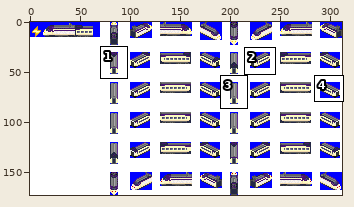
File history of a sprite sheet, src/locomotive/KTX/SRT.png. Above: a wide view before the commit, with the close-up outlined.
Close-up. As it was:
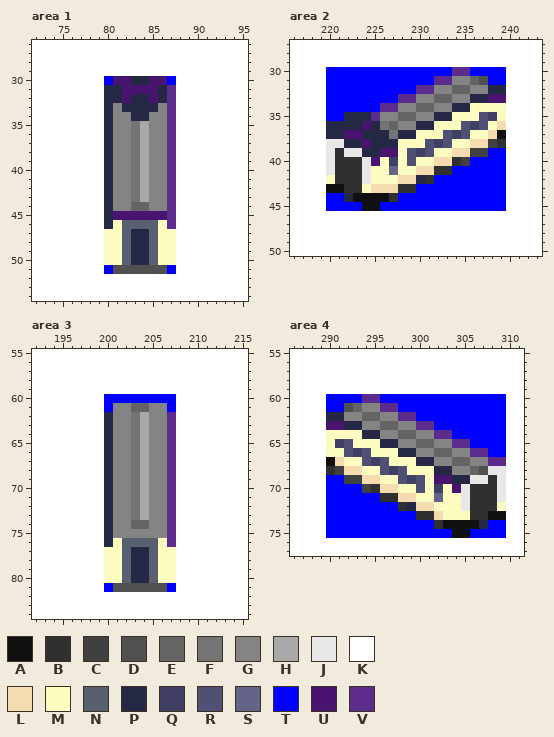
The file is 312x173 pixels. Colours within 5 levels of each other are drawn and written as one. Shown: area 1: x 72..95, y 26..54; area 2: x 216..243, y 27..50; area 3: x 192..215, y 55..84; area 4: x 286..311, y 55..77. The commit also changed other parts of the picture, which this record leaves out.
Palette (. is transparent): A #101010  B #303030  C #404040  D #505050  E #646464  F #747474  G #848484  H #a8a8a8  J #e8e8e8  K #ffffff  L #f4dcb0  M #fcfcc0  N #586070  P #242844  Q #404064  R #505074  S #646488  T #0000ff  U #481470  V #5c2c8c
Pixels before, area 1, first column x 72:
26 KKKKKKKKKKKKKKKKKKKKKKKK
27 KKKKKKKKKKKKKKKKKKKKKKKK
28 KKKKKKKKKKKKKKKKKKKKKKKK
29 KKKKKKKKKKKKKKKKKKKKKKKK
30 KKKKKKKKTUUPPUUTKKKKKKKK
31 KKKKKKKKPPUUUUPVKKKKKKKK
32 KKKKKKKKPPUPPUPVKKKKKKKK
33 KKKKKKKKPGPPPPGVKKKKKKKK
34 KKKKKKKKPGGPPGGVKKKKKKKK
35 KKKKKKKKPGGFHGGVKKKKKKKK
36 KKKKKKKKPGGFHGGVKKKKKKKK
37 KKKKKKKKPGGFHGGVKKKKKKKK
38 KKKKKKKKPGGFHGGVKKKKKKKK
39 KKKKKKKKPGGFHGGVKKKKKKKK
40 KKKKKKKKPGGFHGGVKKKKKKKK
41 KKKKKKKKPGGFHGGVKKKKKKKK
42 KKKKKKKKPGGFHGGVKKKKKKKK
43 KKKKKKKKPGGFHGGVKKKKKKKK
44 KKKKKKKKPGGEEGGVKKKKKKKK
45 KKKKKKKKPUUUUUUVKKKKKKKK
46 KKKKKKKKPMNNNNMVKKKKKKKK
47 KKKKKKKKMMNPPNMMKKKKKKKK
48 KKKKKKKKMMNPPNMMKKKKKKKK
49 KKKKKKKKMMNPPNMMKKKKKKKK
50 KKKKKKKKMMNPPNMMKKKKKKKK
51 KKKKKKKKTDDDDDDTKKKKKKKK
52 KKKKKKKKKKKKKKKKKKKKKKKK
53 KKKKKKKKKKKKKKKKKKKKKKKK
54 KKKKKKKKKKKKKKKKKKKKKKKK
Pixels before, area 2, first column x 216:
27 KKKKKKKKKKKKKKKKKKKKKKKKKKKK
28 KKKKKKKKKKKKKKKKKKKKKKKKKKKK
29 KKKKKKKKKKKKKKKKKKKKKKKKKKKK
30 KKKKTTTTTTTTTTTTTTVVTTTTKKKK
31 KKKKTTTTTTTTTTTTVVGGEDTTKKKK
32 KKKKTTTTTTTTTTVVGGEEGGPPKKKK
33 KKKKTTTTTTTTVVGGEEGGPPUUKKKK
34 KKKKTTTTTTVVGGEEGGPPMMMMKKKK
35 KKKKTTPPPVGGEEGGPPMMMRQMKKKK
36 KKKKPPPPUPFEGGPPMMMRQRMLKKKK
37 KKKKPPUUPPPFPPMMMRQRMMLAKKKK
38 KKKKJJPPUPPPMMMRQRMMLLCBKKKK
39 KKKKJBJJPPUUMRQRMMLLCCTTKKKK
40 KKKKJBBBJUMQMRMMLLBCTTTTKKKK
41 KKKKJBBBJMMSMMLLBBTTTTTTKKKK
42 KKKKMBBBJMMMLLPBTTTTTTTTKKKK
43 KKKKAABBMLLLBBTTTTTTTTTTKKKK
44 KKKKTTPAAAABTTTTTTTTTTTTKKKK
45 KKKKTTTTAATTTTTTTTTTTTTTKKKK
46 KKKKKKKKKKKKKKKKKKKKKKKKKKKK
47 KKKKKKKKKKKKKKKKKKKKKKKKKKKK
48 KKKKKKKKKKKKKKKKKKKKKKKKKKKK
49 KKKKKKKKKKKKKKKKKKKKKKKKKKKK
50 KKKKKKKKKKKKKKKKKKKKKKKKKKKK
Pixels before, area 3, first column x 192:
55 KKKKKKKKKKKKKKKKKKKKKKKK
56 KKKKKKKKKKKKKKKKKKKKKKKK
57 KKKKKKKKKKKKKKKKKKKKKKKK
58 KKKKKKKKKKKKKKKKKKKKKKKK
59 KKKKKKKKKKKKKKKKKKKKKKKK
60 KKKKKKKKTTTTTTTTKKKKKKKK
61 KKKKKKKKTGGEEGGTKKKKKKKK
62 KKKKKKKKPGGFHGGVKKKKKKKK
63 KKKKKKKKPGGFHGGVKKKKKKKK
64 KKKKKKKKPGGFHGGVKKKKKKKK
65 KKKKKKKKPGGFHGGVKKKKKKKK
66 KKKKKKKKPGGFHGGVKKKKKKKK
67 KKKKKKKKPGGFHGGVKKKKKKKK
68 KKKKKKKKPGGFHGGVKKKKKKKK
69 KKKKKKKKPGGFHGGVKKKKKKKK
70 KKKKKKKKPGGFHGGVKKKKKKKK
71 KKKKKKKKPGGFHGGVKKKKKKKK
72 KKKKKKKKPGGFHGGVKKKKKKKK
73 KKKKKKKKPGGFHGGVKKKKKKKK
74 KKKKKKKKPGGEEGGVKKKKKKKK
75 KKKKKKKKPGGGGGGVKKKKKKKK
76 KKKKKKKKPMNNNNMVKKKKKKKK
77 KKKKKKKKMMNPPNMMKKKKKKKK
78 KKKKKKKKMMNPPNMMKKKKKKKK
79 KKKKKKKKMMNPPNMMKKKKKKKK
80 KKKKKKKKMMNPPNMMKKKKKKKK
81 KKKKKKKKTDDDDDDTKKKKKKKK
82 KKKKKKKKKKKKKKKKKKKKKKKK
83 KKKKKKKKKKKKKKKKKKKKKKKK
84 KKKKKKKKKKKKKKKKKKKKKKKK
Pixels before, area 4, first column x 286:
55 KKKKKKKKKKKKKKKKKKKKKKKKKK
56 KKKKKKKKKKKKKKKKKKKKKKKKKK
57 KKKKKKKKKKKKKKKKKKKKKKKKKK
58 KKKKKKKKKKKKKKKKKKKKKKKKKK
59 KKKKKKKKKKKKKKKKKKKKKKKKKK
60 KKKKTTTTVVTTTTTTTTTTTTTTKK
61 KKKKTTDEGGVVTTTTTTTTTTTTKK
62 KKKKPPGGEEGGVVTTTTTTTTTTKK
63 KKKKUUPPGGEEGGVVTTTTTTTTKK
64 KKKKMMMMPPGGEEGGVVTTTTTTKK
65 KKKKMQRMMMPPGGEEGGVVTTTTKK
66 KKKKMMRQRMMMPPGGEEGGVVTTKK
67 KKKKALMMRQRMMMPPGGEEGGVVKK
68 KKKKBCLLMMRQRMMMPPGGEDJJKK
69 KKKKTTCCLLMMRQRMUUPPJJBJKK
70 KKKKTTTTCBLLMMRMQMUJBBBJKK
71 KKKKTTTTTTBBLLMMSMMJBBBJKK
72 KKKKTTTTTTTTBPLLMMMJBBBMKK
73 KKKKTTTTTTTTTTBBLMMMBBAAKK
74 KKKKTTTTTTTTTTTTBAAAAPTTKK
75 KKKKTTTTTTTTTTTTTTAATTTTKK
76 KKKKKKKKKKKKKKKKKKKKKKKKKK
77 KKKKKKKKKKKKKKKKKKKKKKKKKK
The same view after the edit:
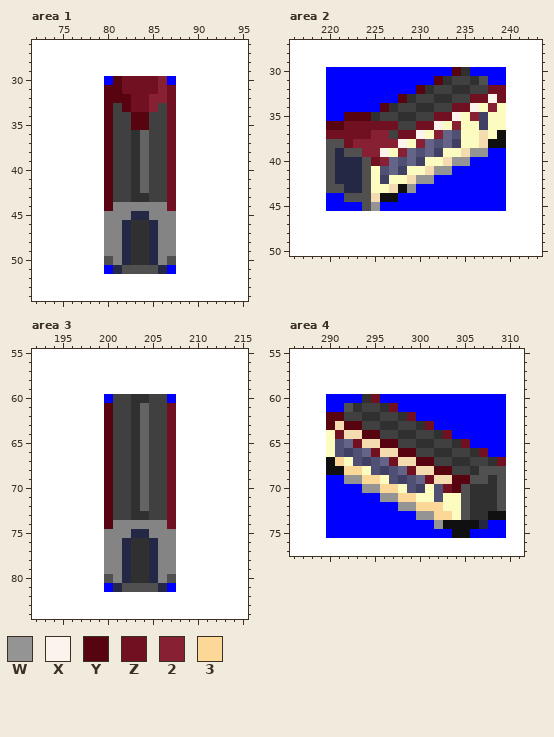
Colours new in this view: W #949494  X #fcf4ec  Y #580410  Z #701020  2 #882034  3 #fcd898
Difference:
Area 1:
y 30: x 81..86 UUPPUU -> YZZZZ2
y 31: x 80..87 PPUUUUPV -> YYZZZZ2Z
y 32: x 80..87 PPUPPUPV -> YYYZZ22Z
y 33: x 80..87 PGPPPPGV -> YCYZZ2CZ
y 34: x 80..87 PGGPPGGV -> YCCYYCCZ
y 35: x 80..87 PGGFHGGV -> YCCYYCCZ
y 36..42: x 80..87 PGGFHGGV -> YCCBECCZ
y 43: x 80..87 PGGFHGGV -> YCCBBCCZ
y 44: x 80 P -> Y; x 83..84 EE -> GG; x 87 V -> Z
y 45: x 80..87 PUUUUUUV -> GGGPPGGG
y 46: x 80..87 PMNNNNMV -> GGPBBPGG
y 47..49: x 80..87 MMNPPNMM -> GGPBBPGG
y 50: x 80..87 MMNPPNMM -> DGPBBPGD
y 51: x 81 D -> P; x 86 D -> P
Area 2:
y 30: x 234..235 VV -> YB
y 31: x 232..236 VVGGE -> YBCCB
y 32: x 230..239 VVGGEEGGPP -> YBCCBBCCZZ
y 33: x 228..239 VVGGEEGGPPUU -> YBCCBBCCZZXZ
y 34: x 226..236 VVGGEEGGPPM -> YBCCBBCCZZX; x 238 M -> 2
y 35: x 222..234 PPPVGGEEGGPPM -> YYYBCCBBCCZZX; x 236..238 MRQ -> 2QM
y 36: x 220..232 PPPPUPFEGGPPM -> YYZZZZZZCCZZX; x 234..237 MRQR -> 2MMQ; x 239 L -> M
y 37: x 220..230 PPUUPPPFPPM -> ZZZZZ22CZZX; x 232..235 MRQR -> 2SRM; x 237..238 ML -> LM
y 38: x 220..228 JJPPUPPPM -> DDZ22222X; x 230..234 MRQRM -> 2SRSQ; x 236 L -> M; x 238..239 CB -> AA
y 39: x 220..232 JBJJPPUUMRQRM -> DPDD22XM2SRSQ; x 234 L -> M; x 236..237 CC -> WW
y 40: x 220..230 JBBBJUMQMRM -> DPPPDZ2SRSQ; x 232 L -> M; x 234..235 BC -> WW
y 41: x 220..224 JBBBJ -> DPPPD; x 226 M -> R; x 228 M -> Q; x 230 L -> M; x 232..233 BB -> WW
y 42: x 220..224 MBBBJ -> DPPPD; x 226 M -> Q; x 228 L -> M; x 230..231 PB -> WW
y 43: x 220..226 AABBMLL -> DDPPDMM; x 228..229 BB -> AW
y 44: x 222..225 PAAA -> DDDL; x 227 B -> A
y 45: x 224..225 AA -> DW
Area 3:
y 60: x 201..206 TTTTTT -> CCBBCC
y 61: x 200..203 TGGE -> YCCB; x 205..207 GGT -> CCZ
y 62..72: x 200..207 PGGFHGGV -> YCCBECCZ
y 73: x 200..207 PGGFHGGV -> YCCBBCCZ
y 74: x 200 P -> Y; x 203..204 EE -> GG; x 207 V -> Z
y 75: x 200 P -> G; x 203..204 GG -> PP; x 207 V -> G
y 76: x 200..207 PMNNNNMV -> GGPBBPGG
y 77..79: x 200..207 MMNPPNMM -> GGPBBPGG
y 80: x 200..207 MMNPPNMM -> DGPBBPGD
y 81: x 201 D -> P; x 206 D -> P
Area 4:
y 60: x 294..295 VV -> BZ
y 61: x 293..297 EGGVV -> BCCBZ
y 62: x 290..299 PPGGEEGGVV -> YYCCBBCCBZ
y 63: x 290..301 UUPPGGEEGGVV -> YLYYCCBBCCBZ
y 64: x 291..303 MMMPPGGEEGGVV -> ZLLYYCCBBCCBZ
y 65: x 291..305 QRMMMPPGGEEGGVV -> RSZLLYYCCBBCCBZ
y 66: x 291..307 MRQRMMMPPGGEEGGVV -> RQRSZLLYYCCBBCCBZ
y 67: x 291 L -> 3; x 293..309 MRQRMMMPPGGEEGGVV -> RQRSZLLYYCCBBCCBZ
y 68: x 290..293 BCLL -> AA33; x 295..306 MRQRMMMPPGGE -> RQRSZLLYYCCB; x 308..309 JJ -> DD
y 69: x 292..295 CCLL -> WW33; x 297..307 MRQRMUUPPJJ -> RQRSZLLYYDD; x 309 J -> D
y 70: x 294..297 CBLL -> WW33; x 299..300 MR -> RQ; x 302..305 QMUJ -> RZYD; x 309 J -> D
y 71: x 296..299 BBLL -> WW33; x 302 S -> R; x 305 J -> D; x 309 J -> D
y 72: x 298..302 BPLLM -> WW333; x 305 J -> D; x 309 M -> D
y 73: x 300..303 BBLM -> WW33; x 305 M -> D
y 74: x 302 B -> W
Boxes around the changes in both close-ups, in picture pixels (x1, y1, x2, y2):
changed: (104, 76, 176, 274)
changed: (326, 67, 506, 211)
changed: (104, 394, 176, 592)
changed: (326, 394, 506, 529)
